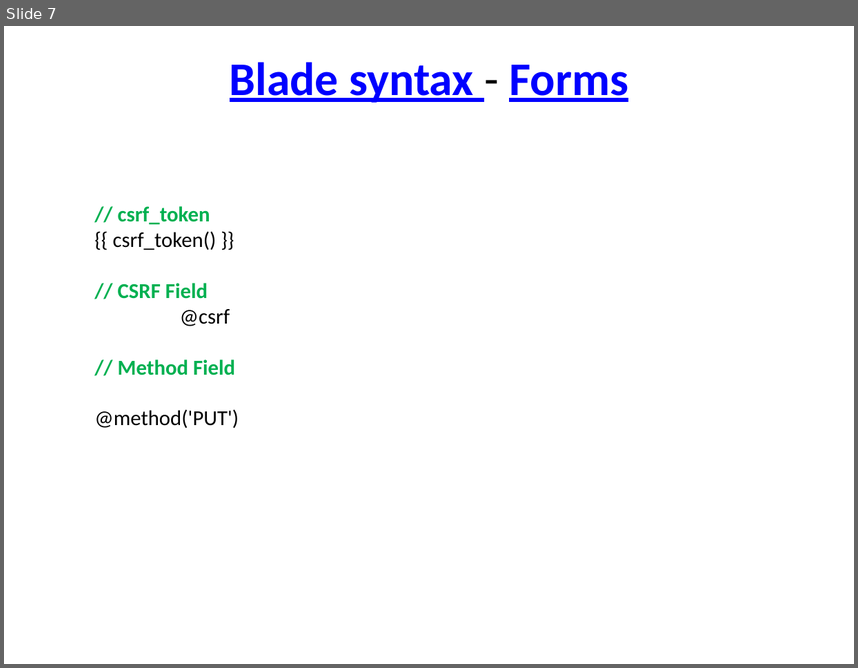
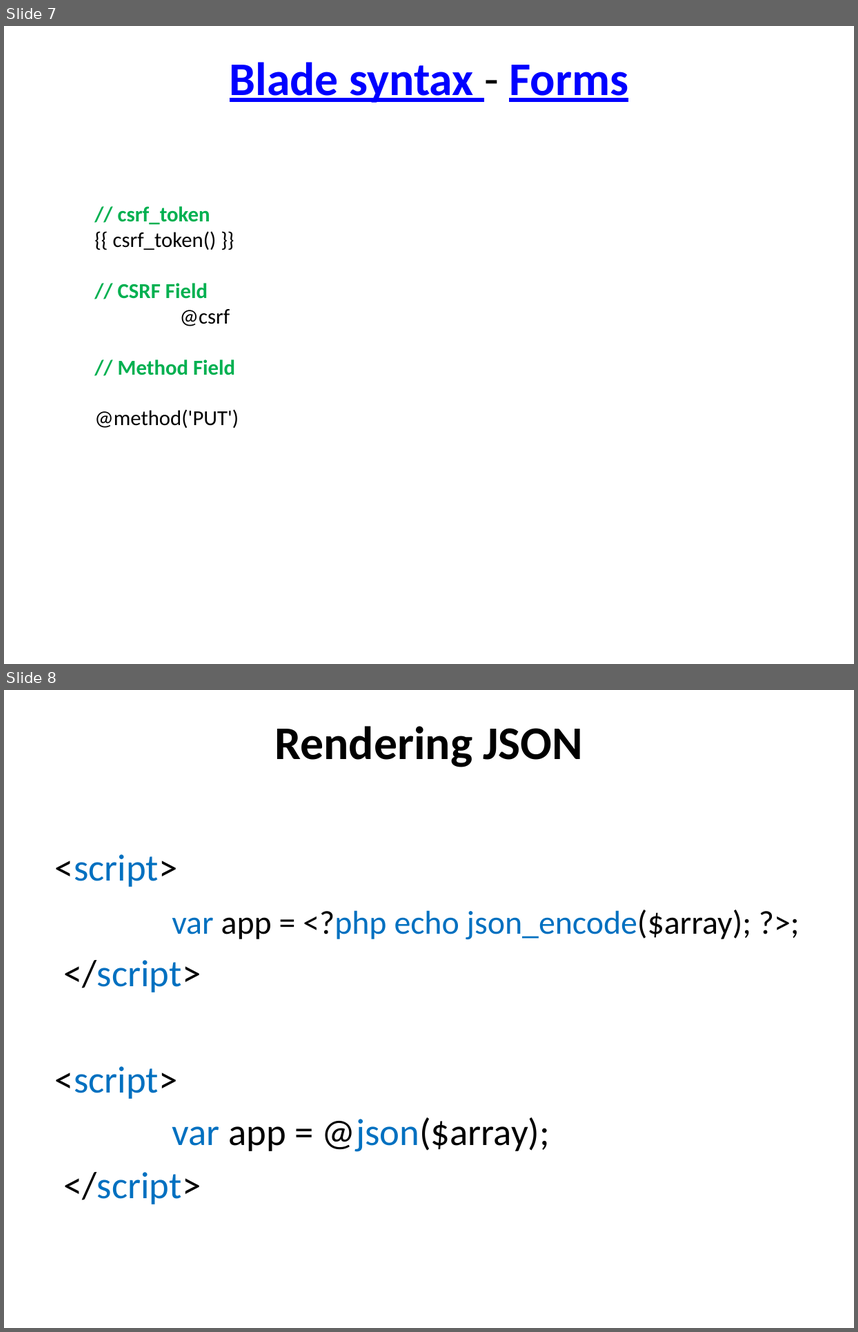
Before and after one commit to TarekSherif/LaravelCourse, a slide deck: PPT/Lec2/3-Laravel View.pptx. Shown one above the other, each under a label of ours: slide 7 before the commit, slides 7 and 8 after it. The pictures are 858x668 and 858x1332 pixels, drawn with LibreOffice and Linux fonts; fonts in the diff are those of the drawing. Boxes give left, top, right and bottom in pixels: in the first picture for what was removed or moved away, otherwise in the second. Text is boxed around its words. In the diff, an @@ line names an element or a change of style, - is before the commit and + after.

```diff
--- a/PPT/Lec2/3-Laravel View.pptx
+++ b/PPT/Lec2/3-Laravel View.pptx
@@ slide 8 added at bbox=[4, 690, 854, 1328], background #FFFFFF @@
@@ title added at bbox=[274, 726, 584, 767], 39.6 pt, text #000000, bold @@
+Rendering JSON
@@ text added at bbox=[55, 854, 751, 1204], 32 pt, text #0070C0 @@
+<script>
+var app = <?php echo json_encode($array); ?>;
+</script>
+<script>
+var app = @json($array);
+</script>
```
Also in this commit, not shown: 4 slides changed, 1 other slide added, 7 other files.
